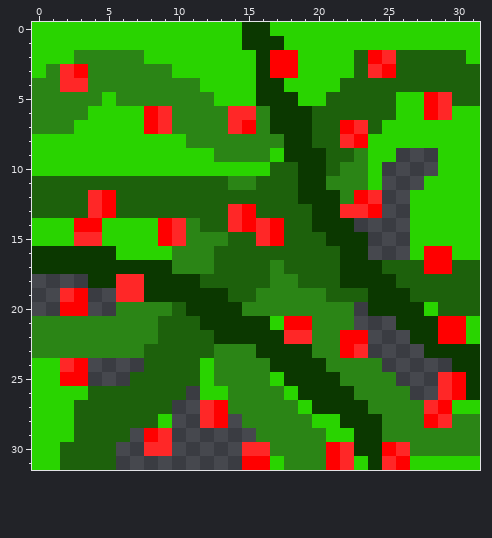
Two states of a pixel-art sprite, png/bush.png. Above is the file before it was changed.
The file is 32x32 pixels.
The same view after the edit:
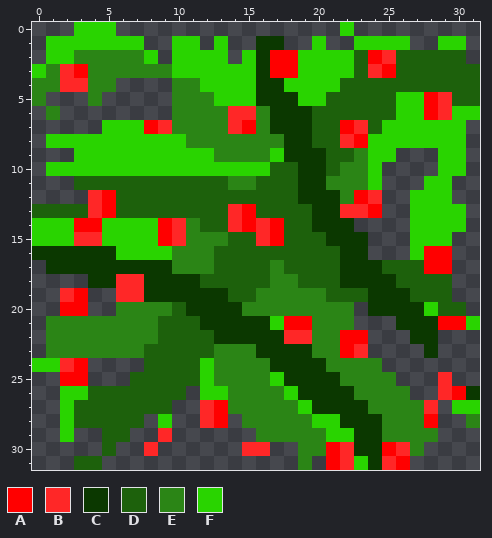
Palette (. is transparent): A #ff0000  B #ff2727  C #0b3800  D #1d610c  E #2b8516  F #29d400
Author's note on the commit: Рефакторинг кода.
What changed:
y 0: x 0..2 FFF -> ...; x 6..21 FFFFFFFFFCCFFFFF -> ................; x 23..31 FFFFFFFFF -> .........
y 1: x 0 F -> .; x 8..9 FF -> ..; x 12 F -> .; x 14..15 FC -> ..; x 18..19 FF -> ..; x 21..22 FF -> ..; x 27..28 FF -> ..; x 31 F -> .
y 2: x 0 F -> .; x 9 F -> .; x 14 F -> .; x 31 F -> .
y 4: x 6..9 EEEE -> ....
y 5: x 1..3 EEE -> ...; x 5..9 FEEEE -> .....
y 6: x 0 E -> .; x 2..9 EEFFFFAB -> ........
y 7: x 0..4 EEEFF -> .....; x 31 F -> .
y 8: x 0 F -> .; x 31 F -> .
y 9: x 0..2 FFF -> ...; x 31 F -> .
y 10: x 0 F -> .; x 31 F -> .
y 11: x 0..2 DDD -> ...; x 30..31 FF -> ..
y 12: x 0..3 DDDD -> ....; x 30..31 FF -> ..
y 13..14: x 31 F -> .
y 15..16: x 30..31 FF -> ..
y 17: x 0 C -> .; x 30..31 DD -> ..
y 18..19: x 30..31 DD -> ..
y 20: x 31 D -> .
y 21: x 0 E -> .
y 22: x 0 E -> .; x 29..31 AAF -> ...
y 23: x 0 E -> .; x 29..31 CCC -> ...
y 24: x 30..31 CC -> ..
y 25: x 0..1 FF -> ..; x 30..31 AC -> ..
y 26: x 0..1 FF -> ..
y 27: x 0..1 FF -> ..; x 29 A -> .
y 28: x 0..1 FF -> ..; x 8 D -> .; x 29..30 BE -> ..
y 29: x 0..1 FF -> ..; x 3..4 DD -> ..; x 8 A -> .; x 29..31 EEE -> ...
y 30: x 0..4 FFDDD -> .....; x 9 B -> .; x 17..18 EE -> ..; x 28..31 EEEE -> ....
y 31: x 0..2 FFD -> ...; x 5 D -> .; x 15..18 AAFE -> ....; x 20 E -> .; x 27..31 FFFFF -> .....
